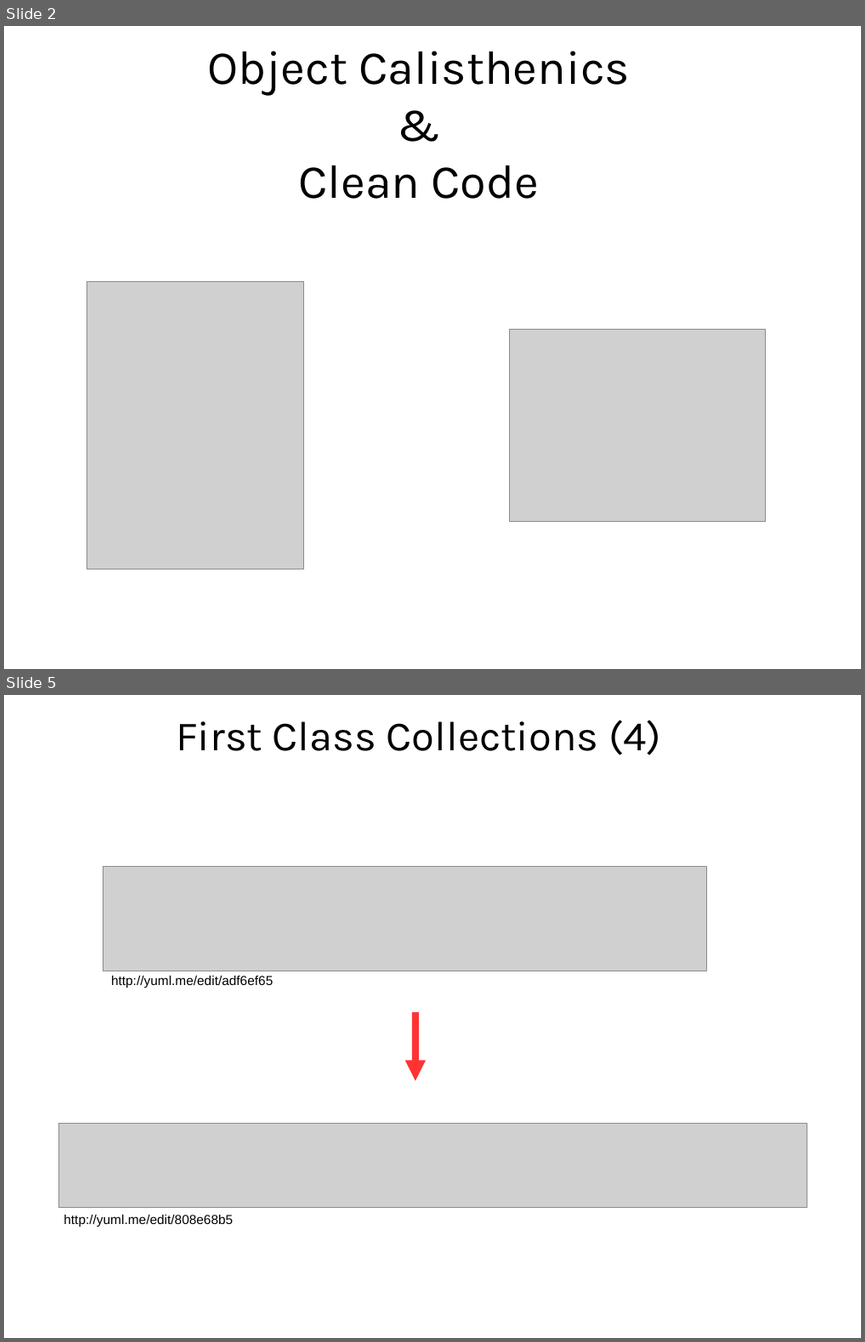
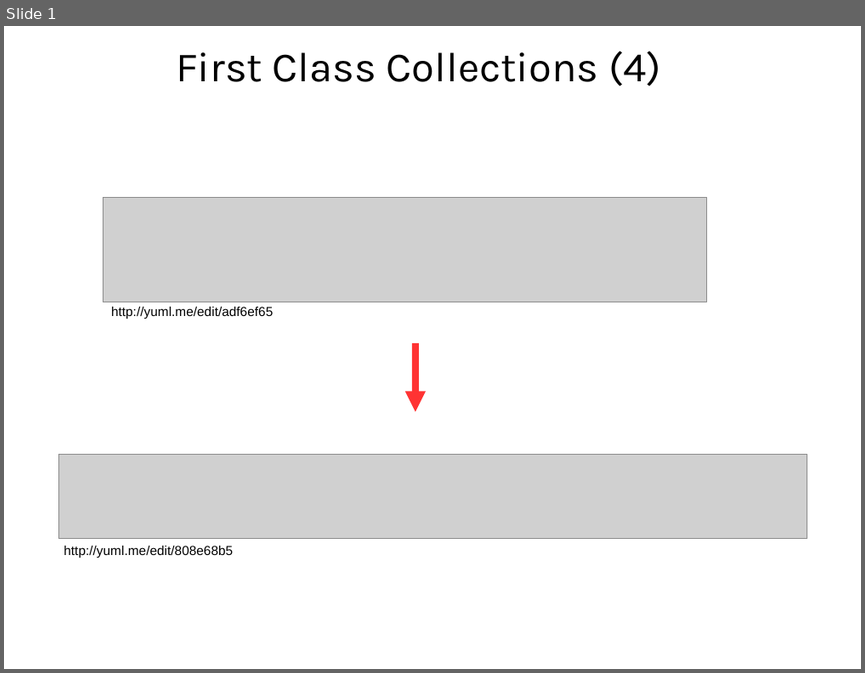
Before and after one commit to wolframkriesing/oop-2016-es6-coderetreat, a slide deck: stuff_we_could_use/04 Object Callisthenics.odp. Shown one above the other, each under a label of ours: slides 2 and 5 before the commit, slide 1 after it; the slides between them are not shown. The pictures are 865x1342 and 865x673 pixels, drawn with LibreOffice and Linux fonts; fonts in the diff are those of the drawing; grey boxes stand for pictures; background and template pictures are left out. Boxes give left, top, right and bottom in pixels: in the first picture for what was removed or moved away, otherwise in the second. Text is boxed around its words. In the diff, an @@ line names an element or a change of style, - is before the commit and + after.

Commit message:
add Session: Constrain No Primitives
 * general cleanup
 * separate folders for handouts & export
 * ES6 class examples
 * No Prims Constraint in Slides: Image & Rules

```diff
--- a/stuff_we_could_use/04 Object Callisthenics.odp
+++ b/stuff_we_could_use/04 Object Callisthenics.odp
@@ slide 2 removed at [4,26,861,669], background picture (left out) @@
@@ title removed at [207,51,630,199] @@
-Object Calisthenics
-&
-Clean Code
@@ picture removed at [87,281,304,568] @@
@@ picture removed at [510,329,765,522] @@
@@ what was slide 5 is now slide 1 @@
```
Also in this commit, not shown: 3 other slides removed, 12 other files.
